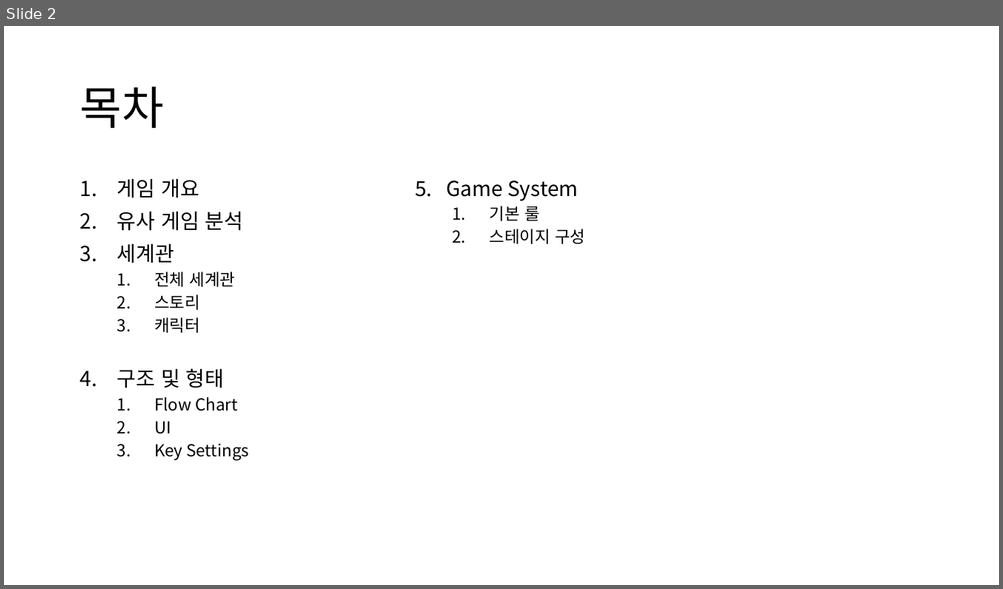
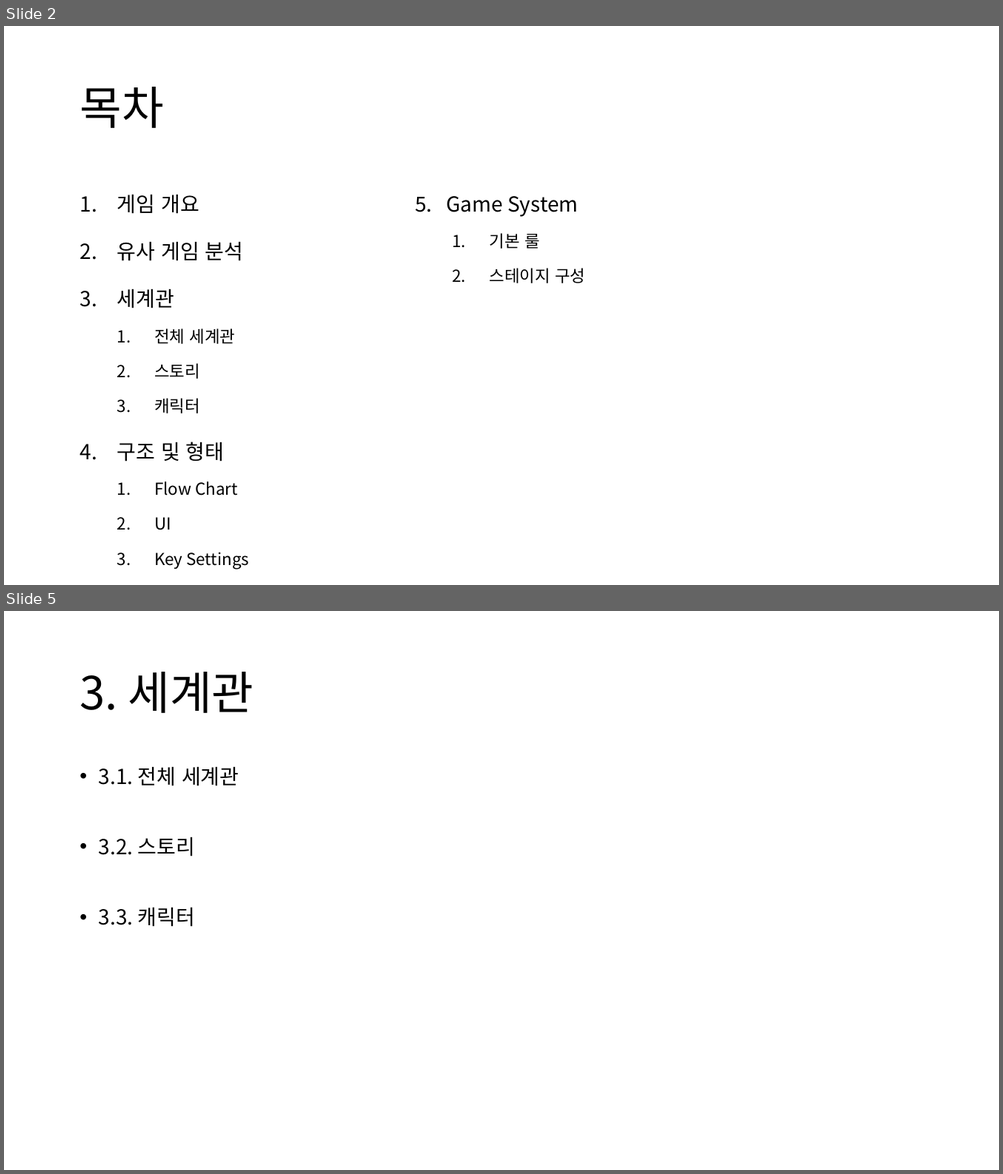
Before and after one commit to CrograNM/Project_Entropy, a slide deck: _문서/_Project Entropy 기획문서.pptx. Shown one above the other, each under a label of ours: slide 2 before the commit, slides 2 and 5 after it; the slides between them are not shown. The pictures are 1003x589 and 1003x1174 pixels, drawn with LibreOffice and Linux fonts; fonts in the diff are those of the drawing. Boxes give left, top, right and bottom in pixels: in the first picture for what was removed or moved away, otherwise in the second. Text is boxed around its words. In the diff, an @@ line names an element or a change of style, - is before the commit and + after.

Commit message:
#기획 : 개요, 유사 게임, 세계관

```diff
--- a/_문서/_Project Entropy 기획문서.pptx
+++ b/_문서/_Project Entropy 기획문서.pptx
@@ slide 5 added at (4, 611, 999, 1170), background #FFFFFF @@
@@ title added at (79, 672, 254, 713), 44 pt, text #000000 @@
+3. 세계관
@@ text added at (99, 766, 239, 927), 20 pt, text #000000 @@
+• 3.1. 전체 세계관
+• 3.2. 스토리
+• 3.3. 캐릭터
@@ slide 2 changed as well @@
@@ text "게임 개요" at (117, 194, 250, 569): line spacing 0.9 to 1.5 @@
@@ text "5. Game System" at (415, 196, 585, 284): line spacing 0.9 to 1.5 @@
```
Also in this commit, not shown: 1 other slide changed, 7 other slides added.
